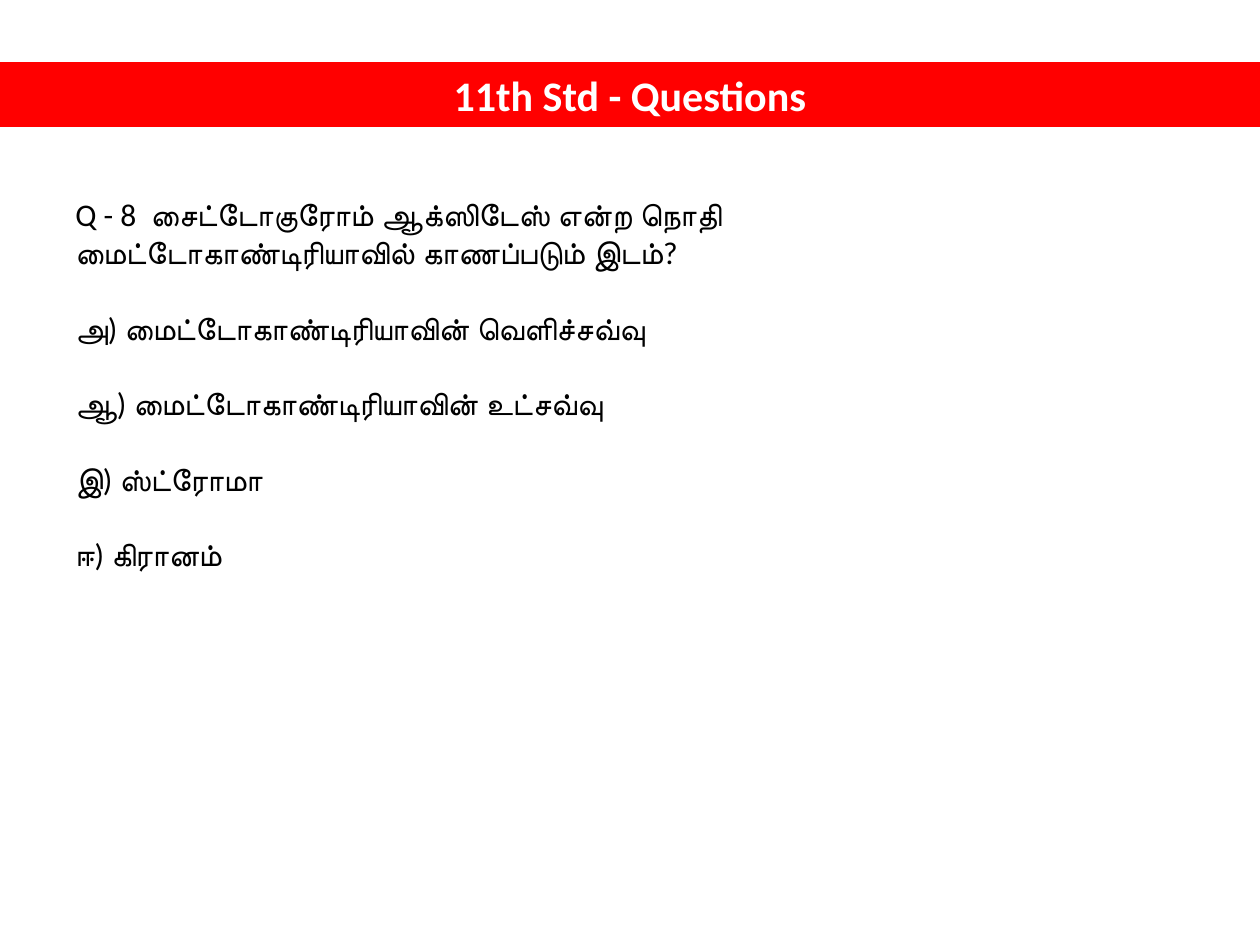
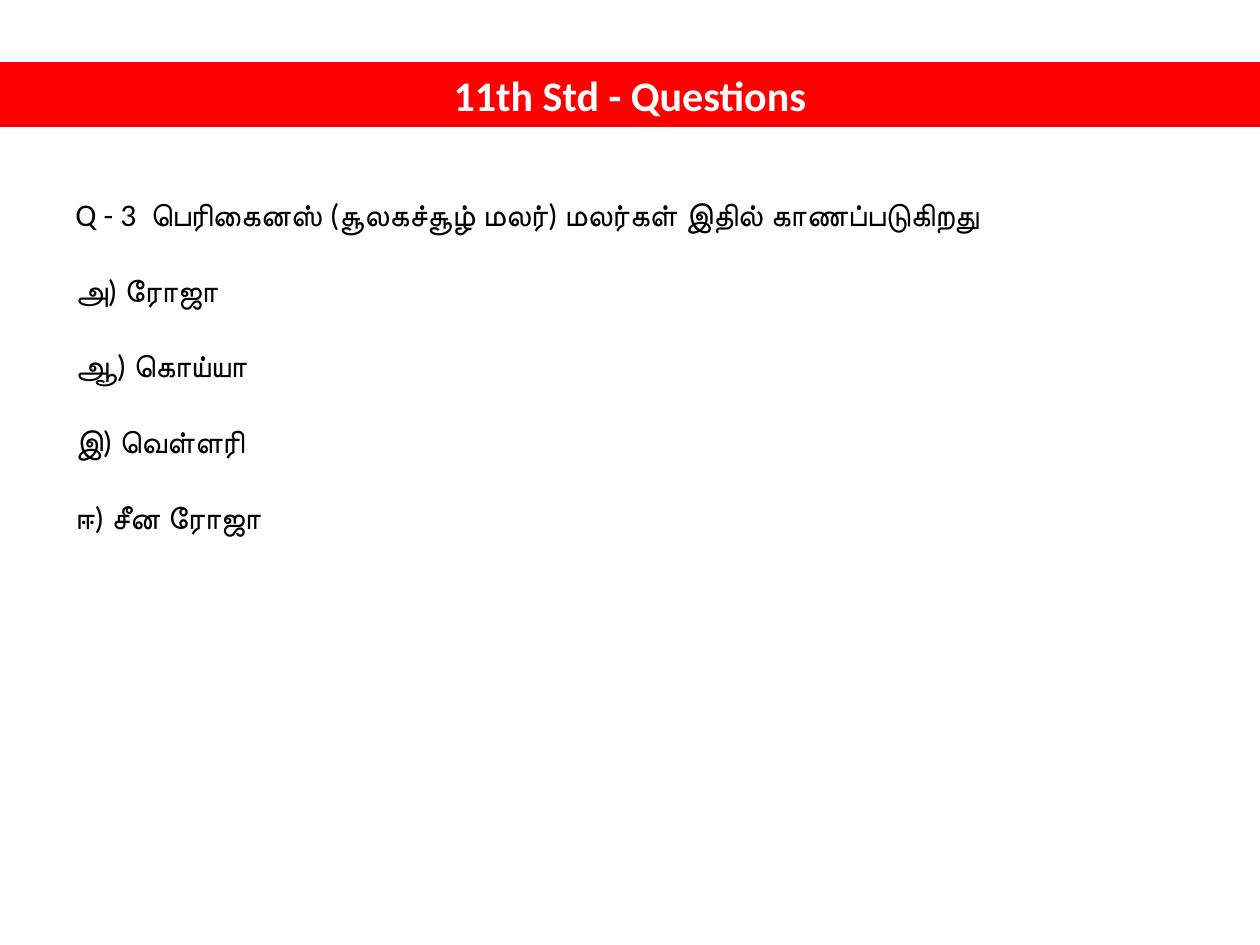
Before and after one commit to tvmani/tvmani.github.io, a slide deck: slide 3 of tamil_biology/NEET_BIOLOGY_001.pptx. Drawn at 1260x945 pixels with LibreOffice and Linux fonts; fonts in the diff are those of the drawing. Boxes give left, top, right and bottom in pixels: in the first picture for what was removed or moved away, otherwise in the second. Text is boxed around its words. In the diff, an @@ line names an element or a change of style, - is before the commit and + after.

```diff
--- a/tamil_biology/NEET_BIOLOGY_001.pptx
+++ b/tamil_biology/NEET_BIOLOGY_001.pptx
@@ text at <box>75,203,979,537</box>: text changed @@
-Q - 8 சைட்டோகுரோம் ஆக்ஸிடேஸ் என்ற நொதி மைட்டோகாண்டிரியாவில் காணப்படும் இடம்?
-அ) மைட்டோகாண்டிரியாவின் வெளிச்சவ்வு
-ஆ) மைட்டோகாண்டிரியாவின் உட்சவ்வு
-இ) ஸ்ட்ரோமா
-ஈ) கிரானம்
+Q - 3 பெரிகைனஸ் (சூலகச்சூழ் மலர்) மலர்கள் இதில் காணப்படுகிறது
+அ) ரோஜா
+ஆ) கொய்யா
+இ) வெள்ளரி
+ஈ) சீன ரோஜா
```
Also in this commit, not shown: 9 other slides changed, 18 slides added, 4 other files.
